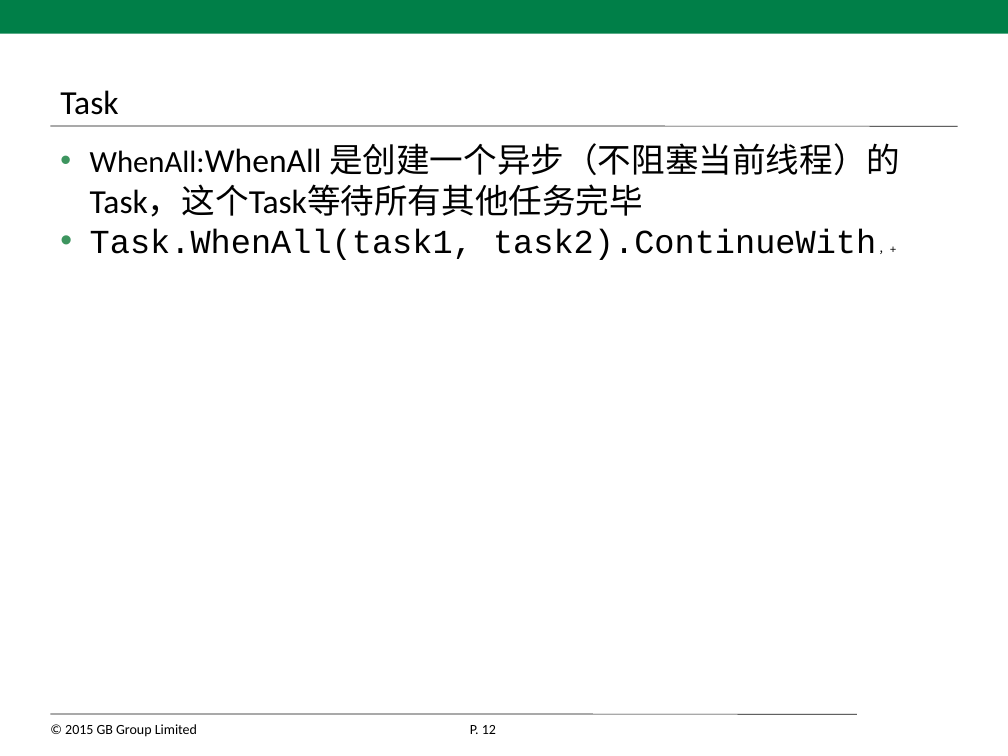
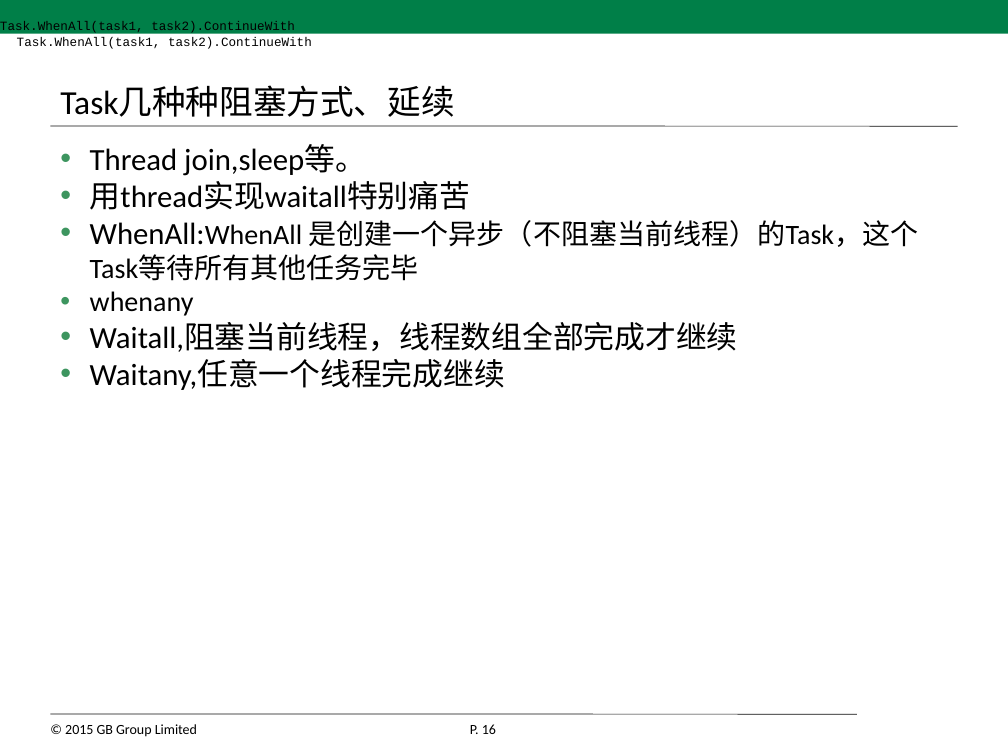
Before and after one commit to xiafeicn/AsyncProgram, a slide deck: slide 16 of 异步编程.pptx (slide 12 before the commit). Drawn at 1008x756 pixels with LibreOffice and Linux fonts; fonts in the diff are those of the drawing; background and template pictures are left out. Boxes give left, top, right and bottom in pixels: in the first picture for what was removed or moved away, otherwise in the second. Text is boxed around its words. In the diff, an @@ line names an element or a change of style, - is before the commit and + after.

Commit message:
多线程

```diff
--- a/异步编程.pptx
+++ b/异步编程.pptx
@@ text added at bbox=[0, 21, 295, 34], 9 pt, text #000000 @@
+Task.WhenAll(task1, task2).ContinueWith
@@ text added at bbox=[17, 37, 312, 49], 9 pt, text #000000 @@
+Task.WhenAll(task1, task2).ContinueWith
@@ title at bbox=[60, 86, 454, 117]: text changed @@
-Task
+Task几种种阻塞方式、延续
@@ text at bbox=[90, 144, 470, 210]: paragraphs added @@
+• Thread join,sleep等。
+• 用thread实现waitall特别痛苦
@@ text at bbox=[90, 220, 919, 281]: size 24 to 20 pt in "WhenAll:WhenAll 是创建一个异步（不阻塞当前线程）的Task，这个Task等待所有其他任务完毕" @@
@@ text at bbox=[90, 291, 738, 390]: text changed; size 24 to 22 pt; font Courier New to Calibri @@
-• Task.WhenAll(task1, task2).ContinueWith ，+
+• whenany
+• Waitall,阻塞当前线程，线程数组全部完成才继续
+• Waitany,任意一个线程完成继续
@@ page number at bbox=[470, 724, 496, 734]: text changed @@
-P. 12
+P. 16
```
Also in this commit, not shown: 3 other slides changed, 5 slides added, 31 other files.
